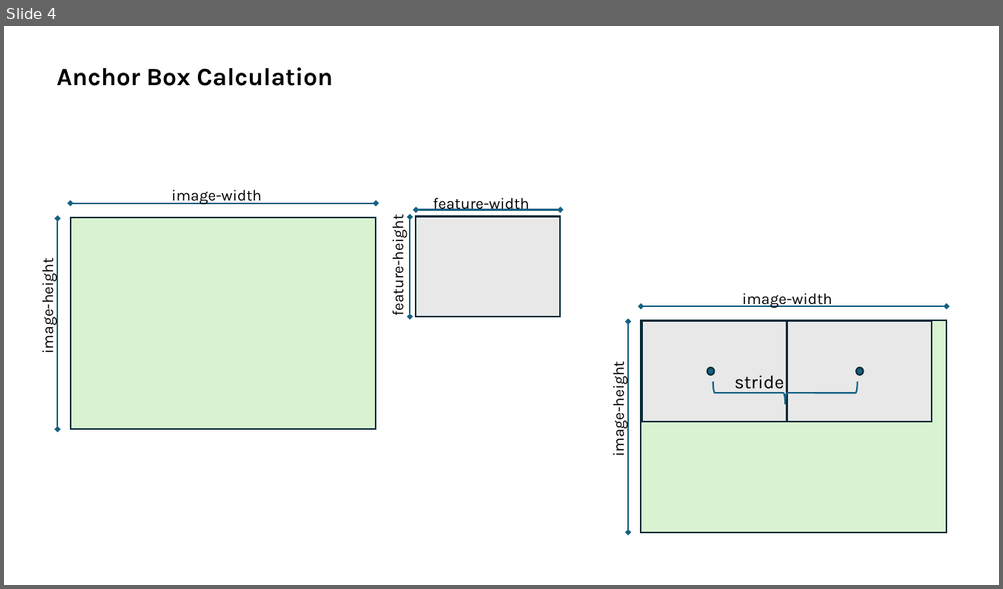
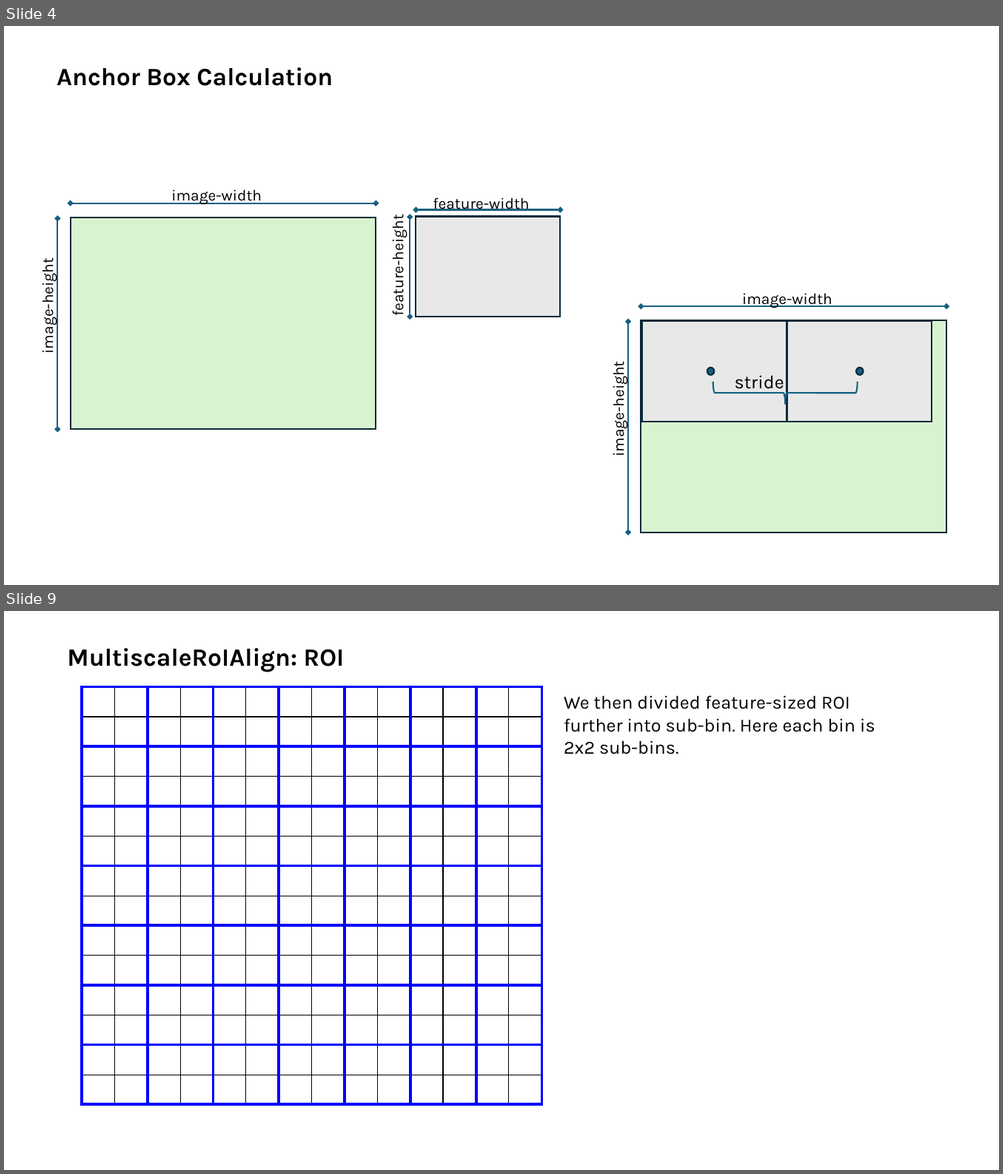
Before and after one commit to s-reaungamornrat/video_processing, a slide deck: mask_rcnn/doc/networks.pptx. Shown one above the other, each under a label of ours: slide 4 before the commit, slides 4 and 9 after it; the slides between them are not shown. The pictures are 1003x589 and 1003x1174 pixels, drawn with LibreOffice and Linux fonts; fonts in the diff are those of the drawing. Boxes give left, top, right and bottom in pixels: in the first picture for what was removed or moved away, otherwise in the second. Text is boxed around its words. In the diff, an @@ line names an element or a change of style, - is before the commit and + after.

```diff
--- a/mask_rcnn/doc/networks.pptx
+++ b/mask_rcnn/doc/networks.pptx
@@ slide 9 added at <box>4,611,999,1170</box>, background #FFFFFF @@
@@ text added at <box>67,648,344,672</box>, 24 pt, text #000000, bold @@
+MultiscaleRoIAlign: ROI
@@ table added at <box>82,687,541,1105</box>, 14 rows, 14 columns @@
+ |  |  |  |  |  |  |  |  |  |  |  |  | 
+ |  |  |  |  |  |  |  |  |  |  |  |  | 
+ |  |  |  |  |  |  |  |  |  |  |  |  | 
+ |  |  |  |  |  |  |  |  |  |  |  |  | 
+ |  |  |  |  |  |  |  |  |  |  |  |  | 
+ |  |  |  |  |  |  |  |  |  |  |  |  | 
+ |  |  |  |  |  |  |  |  |  |  |  |  | 
+ |  |  |  |  |  |  |  |  |  |  |  |  | 
+ |  |  |  |  |  |  |  |  |  |  |  |  | 
+ |  |  |  |  |  |  |  |  |  |  |  |  | 
+ |  |  |  |  |  |  |  |  |  |  |  |  | 
+ |  |  |  |  |  |  |  |  |  |  |  |  | 
+ |  |  |  |  |  |  |  |  |  |  |  |  | 
+ |  |  |  |  |  |  |  |  |  |  |  |  | 
@@ table added at <box>82,687,541,1105</box>, 7 rows, 7 columns @@
+ |  |  |  |  |  | 
+ |  |  |  |  |  | 
+ |  |  |  |  |  | 
+ |  |  |  |  |  | 
+ |  |  |  |  |  | 
+ |  |  |  |  |  | 
+ |  |  |  |  |  | 
@@ text added at <box>563,695,875,755</box>, 18 pt, text #000000 @@
+We then divided feature-sized ROI further into sub-bin. Here each bin is 2x2 sub-bins.
```
Also in this commit, not shown: 1 slide changed, 4 other slides added, 12 other files.
